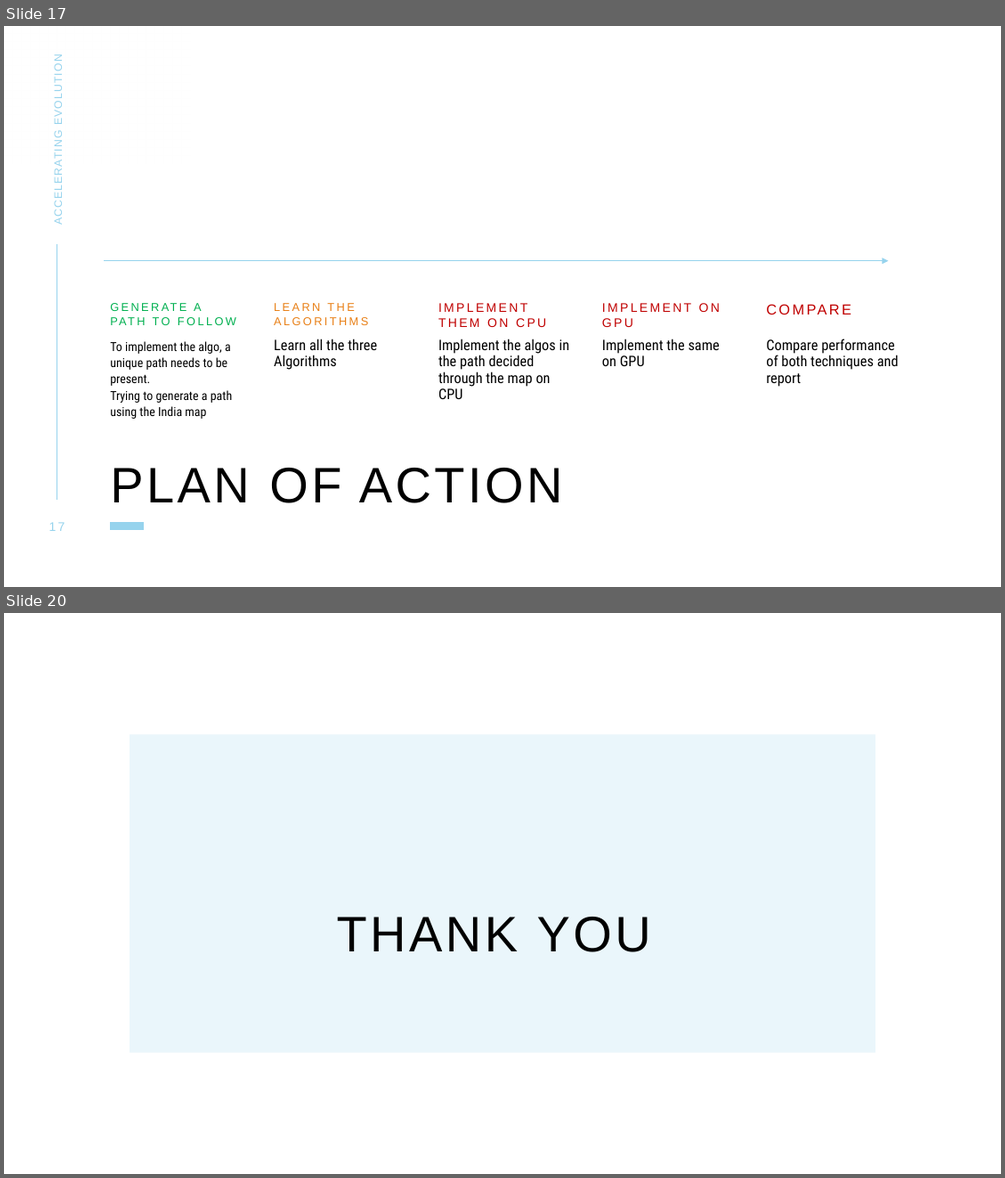
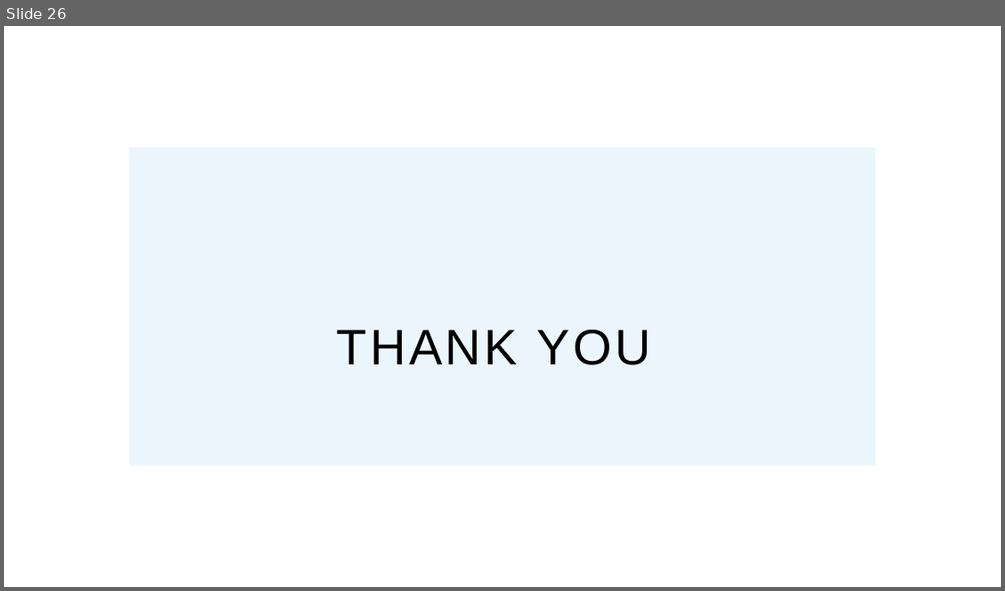
Before and after one commit to Ashirbad-Sarangi/evolutionary_algo_gpu, a slide deck: data/documents/GPU_Presentation_v2.pptx. Shown one above the other, each under a label of ours: slides 17 and 20 before the commit, slide 26 after it; the slides between them are not shown. The pictures are 1005x1178 and 1005x591 pixels, drawn with LibreOffice and Linux fonts; fonts in the diff are those of the drawing. Boxes give left, top, right and bottom in pixels: in the first picture for what was removed or moved away, otherwise in the second. Text is boxed around its words. In the diff, an @@ line names an element or a change of style, - is before the commit and + after.

Commit message:
Final Algorithm is ready

```diff
--- a/data/documents/GPU_Presentation_v2.pptx
+++ b/data/documents/GPU_Presentation_v2.pptx
@@ slide 17 removed at <box>4,26,1001,587</box>, background #FFFFFF @@
@@ rectangle removed at <box>4,26,191,164</box> @@
@@ text removed at <box>52,63,65,223</box> @@
-ACCELERATING EVOLUTION
@@ line removed from (57, 244) to (57, 499) @@
@@ arrow removed from (104, 261) to (889, 261) @@
@@ text removed at <box>274,303,368,325</box> @@
-LEARN THE ALGORITHMS
@@ text removed at <box>438,303,546,327</box> @@
-IMPLEMENT THEM ON CPU
@@ text removed at <box>602,303,720,327</box> @@
-IMPLEMENT ON GPU
@@ text removed at <box>110,341,231,418</box> @@
-To implement the algo, a unique path needs to be present.
-Trying to generate a path using the India map
@@ text removed at <box>274,338,377,370</box> @@
-Learn all the three Algorithms
@@ text removed at <box>438,338,570,399</box> @@
-Implement the algos in the path decided through the map on CPU
@@ text removed at <box>602,338,720,366</box> @@
-Implement the same on GPU
@@ text removed at <box>766,339,817,354</box> @@
-COMPARE
@@ text removed at <box>766,338,898,386</box> @@
-Compare performance of both techniques and report
@@ text removed at <box>156,390,232,402</box> @@
-GENERATE A PATH TO FOLLOW
@@ title removed at <box>110,467,563,503</box> @@
-PLAN OF ACTION
@@ page number removed at <box>49,522,65,531</box> @@
-17
@@ line removed from (110, 525) to (144, 525) @@
@@ what was slide 20 is now slide 26 @@
```
Also in this commit, not shown: 6 slides changed, 12 slides added, 5 other slides removed, 15 other files.
